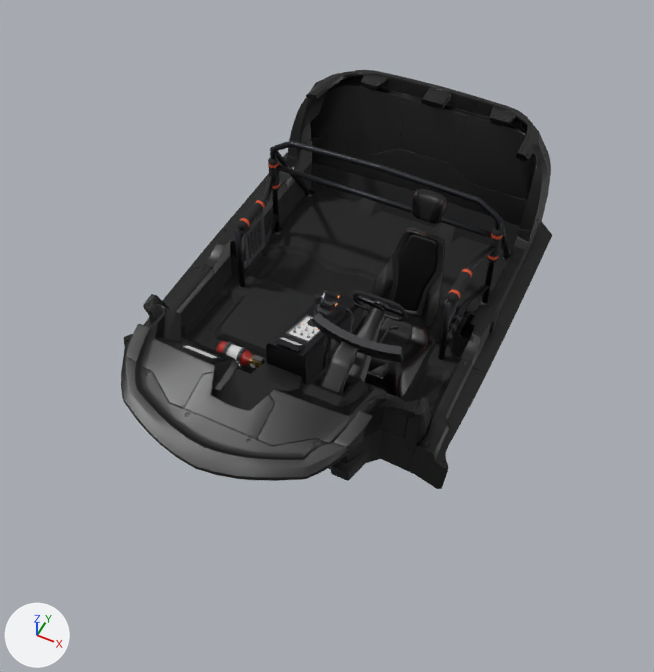
What one commit did to the FBX model Assets/01RAEHYEON/AventadorTransplant/v1_cockpit.fbx.
The view is the same before and after, from a 50 mm camera at (6.29, -13.75, 14.33) aimed at (0.1, -1.36, -1.15). Every picture has the same lights, and +X, +Y and +Z are marked at lower left. The picture after the commit comes second. Where no turn or scale is listed for an object, it has been applied to the vertices.

The first picture shows 'CentreConsole', 'Int_C_009', 'RollCage', 'interior', 'interior.021', 'interior.032', 'interior.033', 'interior.034', 'interior.036', 'interior.037', 'interior.038', 'interior.039' and 35 more.
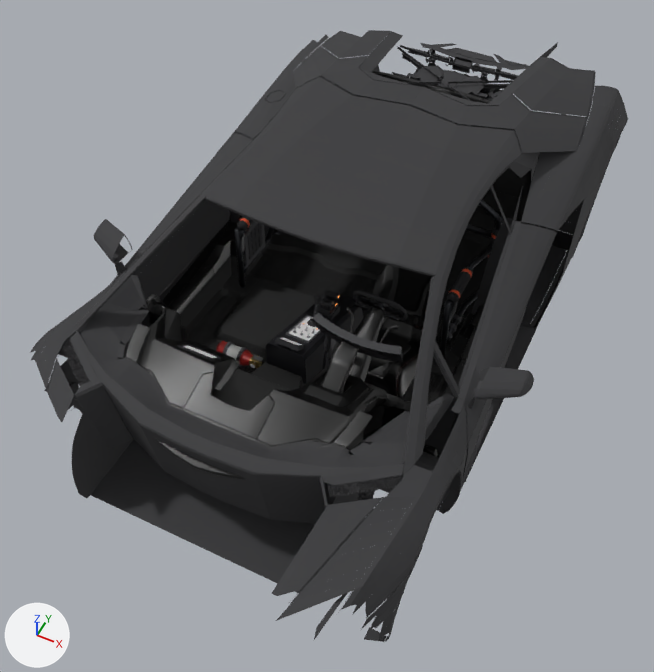
Changed parts and their boxes (x1, y1, x2, y2) in the pictures (654 x 672 px):
'Body_Interior', added: after (30, 30, 628, 642)
'Cowl_Bridge', added: after (81, 275, 454, 467)
'interior', unchanged, covered by the edit: before (287, 70, 551, 231); after (335, 70, 536, 225)
'interior.032', unchanged, covered by the edit: before (121, 357, 349, 481); after (125, 357, 349, 480)
'interior.039', unchanged, covered by the edit: before (263, 138, 552, 268); after (475, 189, 546, 228)
'interior.037', unchanged, covered by the edit: before (191, 180, 537, 374); after (191, 215, 489, 360)

The change in detail:
Material 'Body_Interior' (mat_body_interior) is new.
Its base color is (0.035, 0.035, 0.038) (dark grey #353537).
Its roughness is 0.8.
Mesh me_cowl_bridge is new.
It has 463 vertices, 378 faces and spans x -3.71..3.71, y -6.22..-3.13, z -1.54..0.96.
It uses material mat_body_interior (dark grey #353537).
Mesh me_body_interior is new.
It has 30150 vertices, 7317 faces and spans x -5.0..5.0, y -8.4..9.0, z -2.1..2.5.
It uses material mat_body_interior (dark grey #353537).
Object 'Cowl_Bridge' (ob_cowl_bridge) is new; it shows me_cowl_bridge.
Its location is (0.0, 0.0, 0.0).
Object 'Body_Interior' (ob_body_interior) is new; it shows me_body_interior.
Its location is (0.0, 0.0, 0.0).
